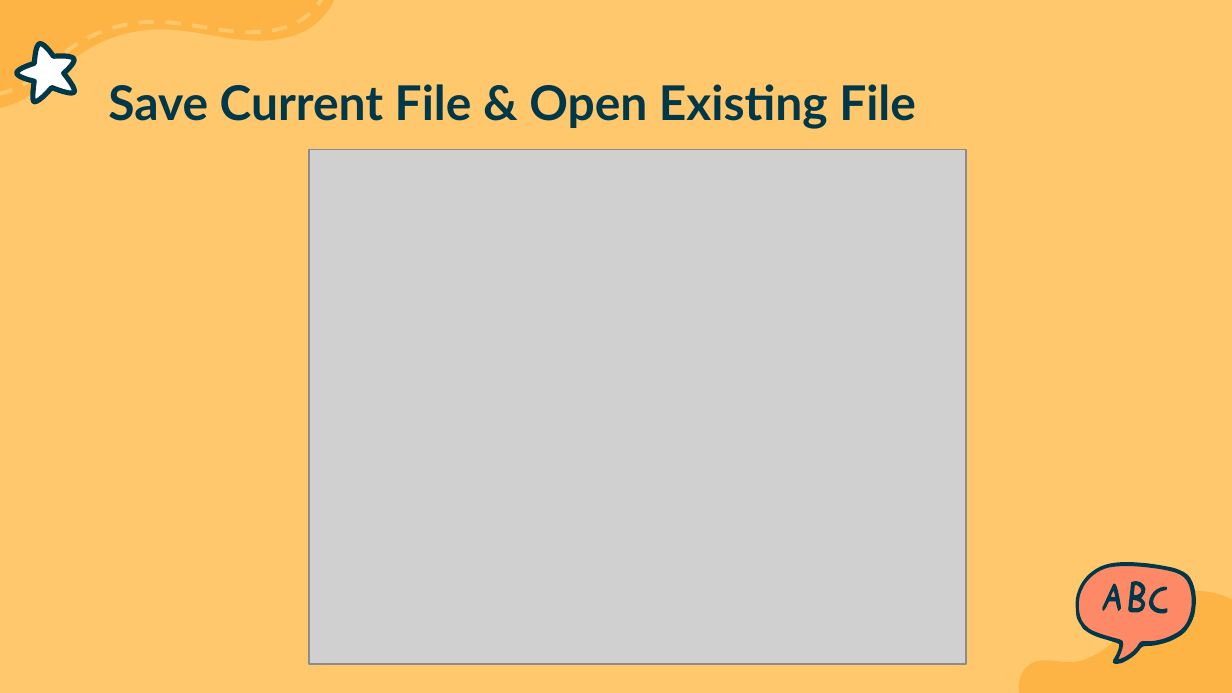
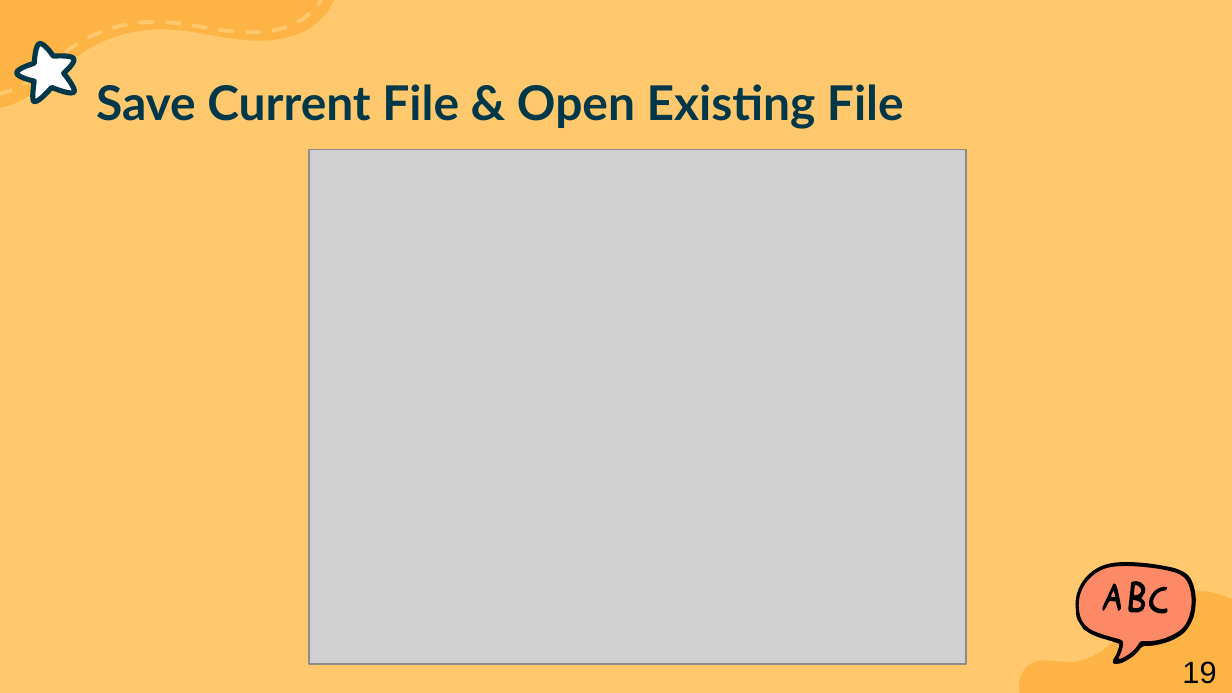
Before and after one commit to gr007-40/Teddit, a slide deck: slide 19 of Final-Project-Presentation.pptx. Drawn at 1232x693 pixels with LibreOffice and Linux fonts; fonts in the diff are those of the drawing; grey boxes stand for pictures. Boxes give left, top, right and bottom in pixels: in the first picture for what was removed or moved away, otherwise in the second. Text is boxed around its words. In the diff, an @@ line names an element or a change of style, - is before the commit and + after.

```diff
--- a/Final-Project-Presentation.pptx
+++ b/Final-Project-Presentation.pptx
@@ title "Save Current File & Open ...": place and size @@
-title "Save Current File & Open ..." at bbox=[108, 84, 916, 129]
+title "Save Current File & Open ..." at bbox=[96, 84, 904, 129]
@@ outline redrawn in 5 elements at bbox=[0, 0, 334, 107], bbox=[1132, 599, 1143, 610], bbox=[1132, 584, 1142, 598], bbox=[1110, 589, 1116, 599], bbox=[1076, 564, 1194, 659] @@
@@ fill #003849 to #000000; outline redrawn in 4 elements at bbox=[1076, 562, 1196, 664], bbox=[1129, 582, 1146, 614], bbox=[1103, 584, 1122, 611], bbox=[1148, 586, 1168, 614] @@
@@ text added at bbox=[1182, 661, 1216, 684], 18 pt, text #000000 @@
+19
```
Also in this commit, not shown: 21 other slides changed.
